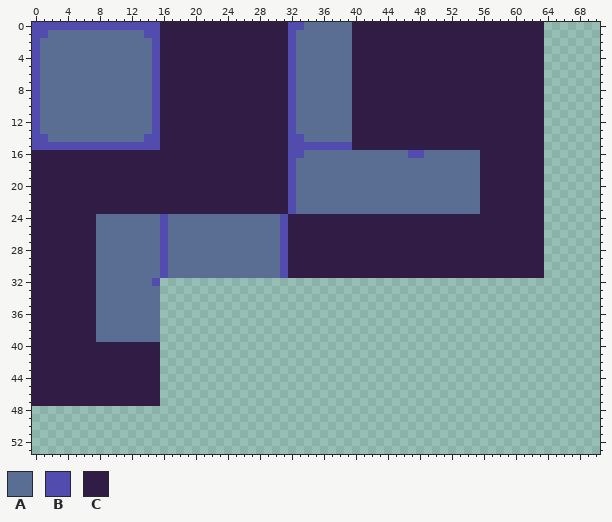
Sprite sheet: Assets/Art/Sprites/Tiles.png. Above, as it was before the edit.
The file is 128x128 pixels. Shown: x 0..70, y 0..53.
Palette (. is transparent): A #5a6e93  B #514cad  C #301c44
Pixels before (only the part around the change), first column x 0:
 0 BBBBBBBBBBBBBBBBCCCCCCCCCCCCCCCCBBAAAAAACCCCCCCCCCCCCCCCCCCCCCCC......
 1 BBAAAAAAAAAAAABBCCCCCCCCCCCCCCCCBAAAAAAACCCCCCCCCCCCCCCCCCCCCCCC......
 2 BAAAAAAAAAAAAAABCCCCCCCCCCCCCCCCBAAAAAAACCCCCCCCCCCCCCCCCCCCCCCC......
 3 BAAAAAAAAAAAAAABCCCCCCCCCCCCCCCCBAAAAAAACCCCCCCCCCCCCCCCCCCCCCCC......
 4 BAAAAAAAAAAAAAABCCCCCCCCCCCCCCCCBAAAAAAACCCCCCCCCCCCCCCCCCCCCCCC......
 5 BAAAAAAAAAAAAAABCCCCCCCCCCCCCCCCBAAAAAAACCCCCCCCCCCCCCCCCCCCCCCC......
 6 BAAAAAAAAAAAAAABCCCCCCCCCCCCCCCCBAAAAAAACCCCCCCCCCCCCCCCCCCCCCCC......
 7 BAAAAAAAAAAAAAABCCCCCCCCCCCCCCCCBAAAAAAACCCCCCCCCCCCCCCCCCCCCCCC......
 8 BAAAAAAAAAAAAAABCCCCCCCCCCCCCCCCBAAAAAAACCCCCCCCCCCCCCCCCCCCCCCC......
 9 BAAAAAAAAAAAAAABCCCCCCCCCCCCCCCCBAAAAAAACCCCCCCCCCCCCCCCCCCCCCCC......
10 BAAAAAAAAAAAAAABCCCCCCCCCCCCCCCCBAAAAAAACCCCCCCCCCCCCCCCCCCCCCCC......
11 BAAAAAAAAAAAAAABCCCCCCCCCCCCCCCCBAAAAAAACCCCCCCCCCCCCCCCCCCCCCCC......
12 BAAAAAAAAAAAAAABCCCCCCCCCCCCCCCCBAAAAAAACCCCCCCCCCCCCCCCCCCCCCCC......
13 BAAAAAAAAAAAAAABCCCCCCCCCCCCCCCCBAAAAAAACCCCCCCCCCCCCCCCCCCCCCCC......
14 BBAAAAAAAAAAAABBCCCCCCCCCCCCCCCCBBAAAAAACCCCCCCCCCCCCCCCCCCCCCCC......
15 BBBBBBBBBBBBBBBBCCCCCCCCCCCCCCCCBBBBBBBBCCCCCCCCCCCCCCCCCCCCCCCC......
16 CCCCCCCCCCCCCCCCCCCCCCCCCCCCCCCCBBAAAAAAAAAAAAABBAAAAAAACCCCCCCC......
17 CCCCCCCCCCCCCCCCCCCCCCCCCCCCCCCCBAAAAAAAAAAAAAAAAAAAAAAACCCCCCCC......
18 CCCCCCCCCCCCCCCCCCCCCCCCCCCCCCCCBAAAAAAAAAAAAAAAAAAAAAAACCCCCCCC......
19 CCCCCCCCCCCCCCCCCCCCCCCCCCCCCCCCBAAAAAAAAAAAAAAAAAAAAAAACCCCCCCC......
20 CCCCCCCCCCCCCCCCCCCCCCCCCCCCCCCCBAAAAAAAAAAAAAAAAAAAAAAACCCCCCCC......
21 CCCCCCCCCCCCCCCCCCCCCCCCCCCCCCCCBAAAAAAAAAAAAAAAAAAAAAAACCCCCCCC......
22 CCCCCCCCCCCCCCCCCCCCCCCCCCCCCCCCBAAAAAAAAAAAAAAAAAAAAAAACCCCCCCC......
23 CCCCCCCCCCCCCCCCCCCCCCCCCCCCCCCCBAAAAAAAAAAAAAAAAAAAAAAACCCCCCCC......
24 CCCCCCCCAAAAAAAABAAAAAAAAAAAAAABCCCCCCCCCCCCCCCCCCCCCCCCCCCCCCCC......
25 CCCCCCCCAAAAAAAABAAAAAAAAAAAAAABCCCCCCCCCCCCCCCCCCCCCCCCCCCCCCCC......
26 CCCCCCCCAAAAAAAABAAAAAAAAAAAAAABCCCCCCCCCCCCCCCCCCCCCCCCCCCCCCCC......
27 CCCCCCCCAAAAAAAABAAAAAAAAAAAAAABCCCCCCCCCCCCCCCCCCCCCCCCCCCCCCCC......
28 CCCCCCCCAAAAAAAABAAAAAAAAAAAAAABCCCCCCCCCCCCCCCCCCCCCCCCCCCCCCCC......
29 CCCCCCCCAAAAAAAABAAAAAAAAAAAAAABCCCCCCCCCCCCCCCCCCCCCCCCCCCCCCCC......
30 CCCCCCCCAAAAAAAABAAAAAAAAAAAAAABCCCCCCCCCCCCCCCCCCCCCCCCCCCCCCCC......
31 CCCCCCCCAAAAAAAABAAAAAAAAAAAAAABCCCCCCCCCCCCCCCCCCCCCCCCCCCCCCCC......
32 CCCCCCCCAAAAAAAB......................................................
33 CCCCCCCCAAAAAAAA......................................................
34 CCCCCCCCAAAAAAAA......................................................
35 CCCCCCCCAAAAAAAA......................................................
36 CCCCCCCCAAAAAAAA......................................................
37 CCCCCCCCAAAAAAAA......................................................
38 CCCCCCCCAAAAAAAA......................................................
39 CCCCCCCCAAAAAAAA......................................................
40 CCCCCCCCCCCCCCCC......................................................
41 CCCCCCCCCCCCCCCC......................................................
42 CCCCCCCCCCCCCCCC......................................................
43 CCCCCCCCCCCCCCCC......................................................
44 CCCCCCCCCCCCCCCC......................................................
45 CCCCCCCCCCCCCCCC......................................................
46 CCCCCCCCCCCCCCCC......................................................
47 CCCCCCCCCCCCCCCC......................................................
48 ......................................................................
49 ......................................................................
50 ......................................................................
51 ......................................................................
52 ......................................................................
53 ......................................................................
After the commit:
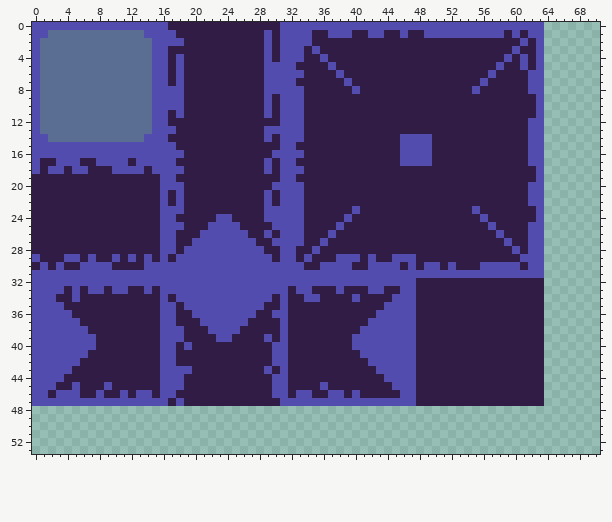
The edit:
Changed rows in their new state; - is an unchanged pixel.
first column x 0:
 0 ----------------B--------------B--BBBBBBBBBBBBBBBBBBBBBBBBBBBBBB
 1 ----------------BB-----------B-B-BBCCBBB--BB--B--BBBBBBBBBB-B-BB
 2 ----------------BBB----------B-B-BBCCCCC---------------------B-B
 3 ----------------B------------B-B-BCBCCCC--------------------B--B
 4 ----------------B-B----------B-B-BCCBCCC-------------------B-B-B
 5 ----------------B-B----------BBB-CCCCBCC------------------B--B-B
 6 ----------------B-B----------BBB-BCCCCBC-----------------B----BB
 7 ----------------B-B----------BBB-CCCCCCB----------------B-----BB
 8 ----------------BBB----------BBB-BCCCCCCB--------------B------BB
 9 ----------------BBB----------B-B-BCCCCCC-----------------------B
10 ----------------BBB----------B-B-BCCCCCC-----------------------B
11 ----------------B-B----------B-B-BCCCCCC-----------------------B
12 ----------------B--------------B-BCCCCCC----------------------BB
13 ----------------BB-----------BBB-BCCCCCC----------------------BB
14 ----------------B------------B-B--CCCCCC------BBBB------------BB
15 ----------------BB-------------B-CCCCCCC------BBBB------------BB
16 BBBBBBBBBBBBBBBBBBB-----------BB--CCCCCCCCCCCCB--BCCCCCC------BB
17 B--BBB--BBBB-BBBBB-----------B-B-CCCCCCCCCCCCCBBBBCCCCCC------BB
18 B-BB-BB---BBBB-BBBB----------B-B-BCCCCCCCCCCCCCCCCCCCCCC-------B
19 ----------------BB-------------B-CCCCCCCCCCCCCCCCCCCCCCC-------B
20 ----------------BBB-----------BB-BCCCCCCCCCCCCCCCCCCCCCC------BB
21 ----------------B-B----------B-B-BCCCCCCCCCCCCCCCCCCCCCC------BB
22 ----------------B-B----------B-B-BCCCCCCCCCCCCCCCCCCCCCC------BB
23 ----------------BBB----------BBB-BCCCCCCBCCCCCCCCCCCCCCB-------B
24 --------CCCCCCCC-BCCCCCBBCCCCBB-BB-----B----------------B------B
25 --------CCCCCCCC-BBCCCBBBBCCCCB-BB----B------------------B----BB
26 --------CCCCCCCC-BCCCBBBBBBCCBC-BB---B--------------------B---BB
27 --------CCCCCCCC-BCCBBBBBBBBCCB-BB--B----------------------B--BB
28 --------CCCCCCCC-BCBBBBBBBBBBCC-B--B------------------------B-BB
29 B---BB-BCCBCBCBC-CBBBBBBBBBBBBC-B-B---BBB-B--BBB-------------BBB
30 -B-B--BBBBCCCCBB-BBBBBBBBBBBBBB-BB--BBBB--BBBB-B-BB-B---BBBBB-BB
31 BBBBBBBBBBBBBBBB-BBBBBBBBBBBBBB-BBBBBBBBBBBBBBBBBBBBBBBBBBBBBBBB
32 BBBBBBBBBBBBBBB-BBBBBBBBBBBBBBBBBBBBBBBBBBBBBBBBCCCCCCCCCCCCCCCC
33 BBBB-B-BBCBBCCBCBBBBBBBBBBBBBBBBCBBCCCBCCCBBCCBBCCCCCCCCCCCCCCCC
34 BBB--B--CCCCCCCCBCBBBBBBBBBBBBCBCCBBCCCCBCCCCBBBCCCCCCCCCCCCCCCC
35 BBBB----CCCCCCCCBBCBBBBBBBBBBCCBCCCCCCCCCCCCBBBBCCCCCCCCCCCCCCCC
36 BBBBB---CCCCCCCCBBCCBBBBBBBBCCBBCCCCCCCCCCCBBBBBCCCCCCCCCCCCCCCC
37 BBBBBB--CCCCCCCCBBCCCBBBBBBCCCCBCCCCCCCCCCBBBBBBCCCCCCCCCCCCCCCC
38 BBBBBBB-CCCCCCCCBBBCCCBBBBCCCCCBCCCCCCCCCBBBBBBBCCCCCCCCCCCCCCCC
39 BBBBBBBBCCCCCCCCBBBCCCCBBCCCCBCBCCCCCCCCBBBBBBBBCCCCCCCCCCCCCCCC
40 BBBBBBBB--------BBCBCCCCCCCCCCBBCCCCCCCCBBBBBBBBCCCCCCCCCCCCCCCC
41 BBBBBBB---------BBCCCCCCCCCCCCBBCCCCCCCCCBBBBBBBCCCCCCCCCCCCCCCC
42 BBBBBB----------BBCCCCCCCCCCCCBBCCCCCCCCCCBBBBBBCCCCCCCCCCCCCCCC
43 BBBBB-----------BBBBCCCCCCCCCBCBCCCCCCCCCCCBBBBBCCCCCCCCCCCCCCCC
44 BBBB------------BBBCCCCCCCCCCCBBCCCCCCCCCCCCBBBBCCCCCCCCCCCCCCCC
45 BBB--B---B------BBBCCCCCCCCCCCBBCCCCBCCCCCCCCBBBCCCCCCCCCCCCCCCC
46 BB-BBB--B--B-BB-BBCCCCCCCCCCCCBBCBBCCBBCBCCCCCBBCCCCCCCCCCCCCCCC
47 BBBBBBBBBBBBBBBBBCBCCCCCCCCCCCCBBBBBBBBBBBBBBBBBCCCCCCCCCCCCCCCC
Where, in picture pixels (left, top, right, bottom), the same in both pictures:
changed: (32, 22, 544, 406)
